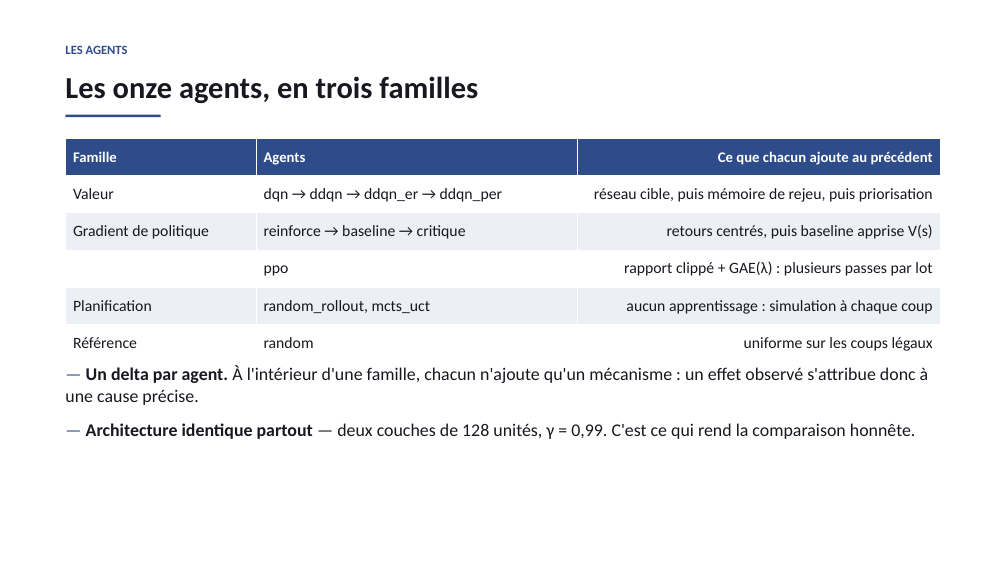
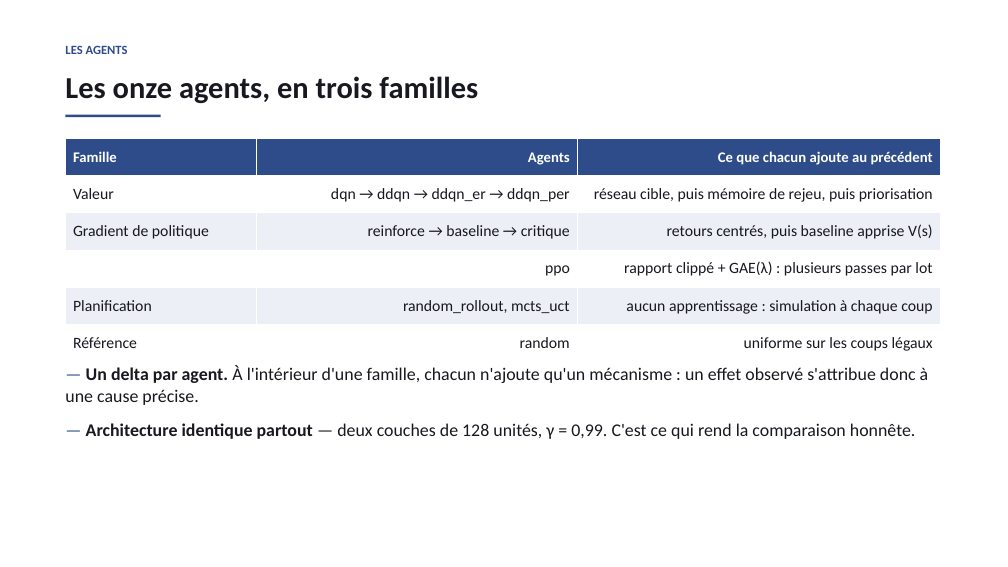
Before and after one commit to KaabiOmar/drl-project, a slide deck: slide 7 of Soutenance_DRL.pptx. Drawn at 1008x567 pixels with LibreOffice and Linux fonts; fonts in the diff are those of the drawing. Boxes give left, top, right and bottom in pixels: in the first picture for what was removed or moved away, otherwise in the second. Text is boxed around its words. In the diff, an @@ line names an element or a change of style, - is before the commit and + after.

```diff
--- a/Soutenance_DRL.pptx
+++ b/Soutenance_DRL.pptx
@@ table at (66,138,941,361) @@
@@ alignment left to right @@
```
Also in this commit, not shown: 4 other slides changed.
